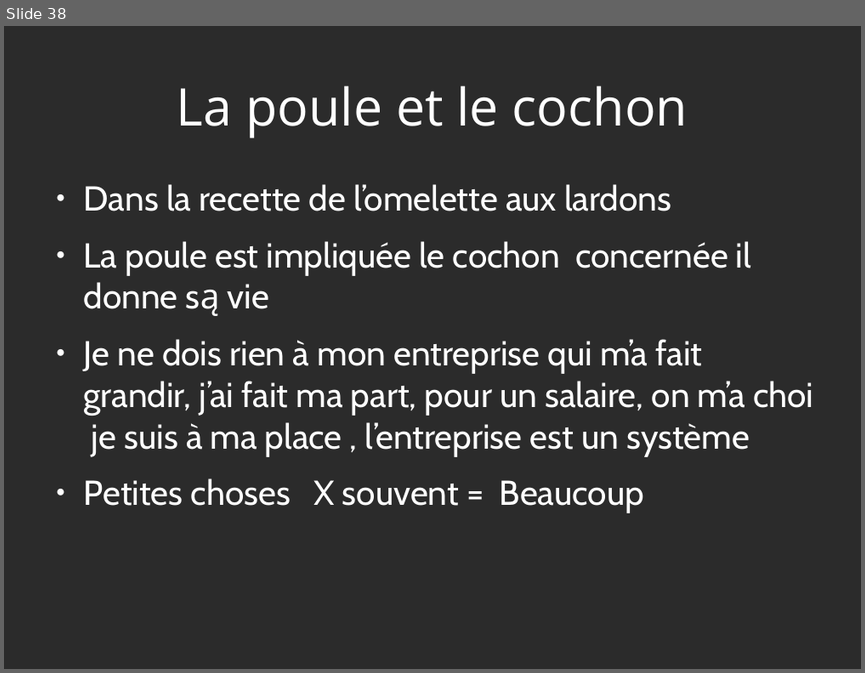
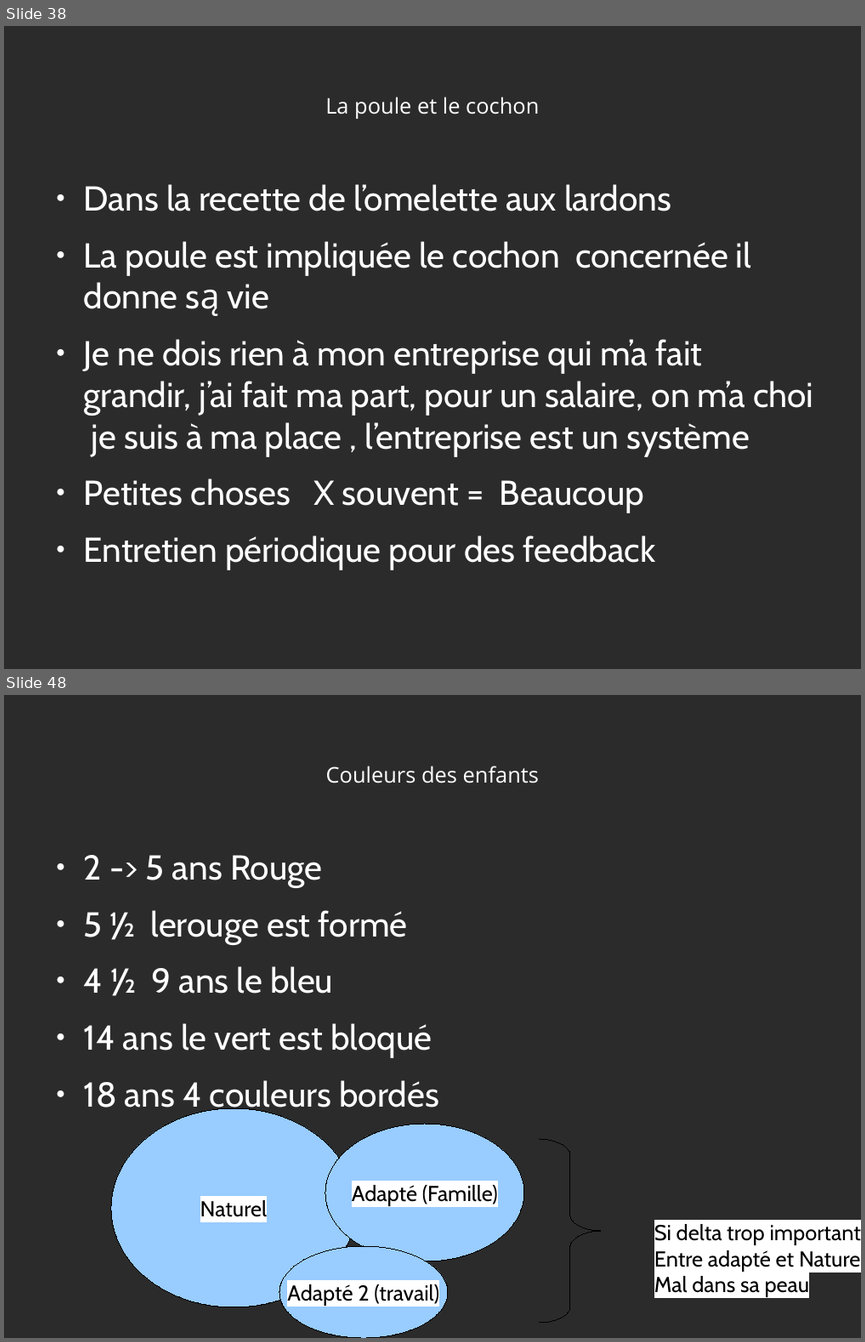
Before and after one commit to heylve/current, a slide deck: admin_perso/germe_formation.odp. Shown one above the other, each under a label of ours: slide 38 before the commit, slides 38 and 48 after it; the slides between them are not shown. The pictures are 865x673 and 865x1342 pixels, drawn with LibreOffice and Linux fonts; fonts in the diff are those of the drawing; background and template pictures are left out; a plain dark background stands for a picture behind light text. Boxes give left, top, right and bottom in pixels: in the first picture for what was removed or moved away, otherwise in the second. Text is boxed around its words. In the diff, an @@ line names an element or a change of style, - is before the commit and + after.

```diff
--- a/admin_perso/germe_formation.odp
+++ b/admin_perso/germe_formation.odp
@@ slide 48 added at <box>4,695,861,1338</box>, background picture (left out) @@
@@ title added at <box>326,766,539,783</box>, 20 pt, text #FFFFFF @@
+Couleurs des enfants
@@ text added at <box>84,855,439,1114</box>, 32 pt, text #FFFFFF @@
+● 2 -> 5 ans Rouge
+● 5 ½ lerouge est formé
+● 4 ½ 9 ans le bleu
+● 14 ans le vert est bloqué
+● 18 ans 4 couleurs bordés
@@ ellipse added at <box>111,1108,356,1307</box>, fill #99CCFF, outline #000000 0 pt, 20 pt, text #000000 @@
+Naturel
@@ ellipse added at <box>325,1123,524,1261</box>, fill #99CCFF, outline #000000 0 pt, 20 pt, text #000000 @@
+Adapté (Famille)
@@ freeform shape added at <box>540,1139,601,1322</box>, outline #000000 0 pt @@
@@ text added at <box>654,1224,861,1297</box>, 20 pt, text #000000 @@
+Si delta trop important
+Entre adapté et Naturel
+Mal dans sa peau
@@ ellipse added at <box>279,1247,448,1338</box>, fill #99CCFF, outline #000000 0 pt, 20 pt, text #000000 @@
+Adapté 2 (travail)
@@ slide 38 changed as well @@
@@ title "La poule et le cochon" at <box>325,97,539,119</box>: size 48 to 20 pt @@
@@ text at <box>84,535,656,569</box>: paragraph added @@
+● Entretien périodique pour des feedback
```
Also in this commit, not shown: 36 other slides changed, 25 other slides added, 1 other file.
